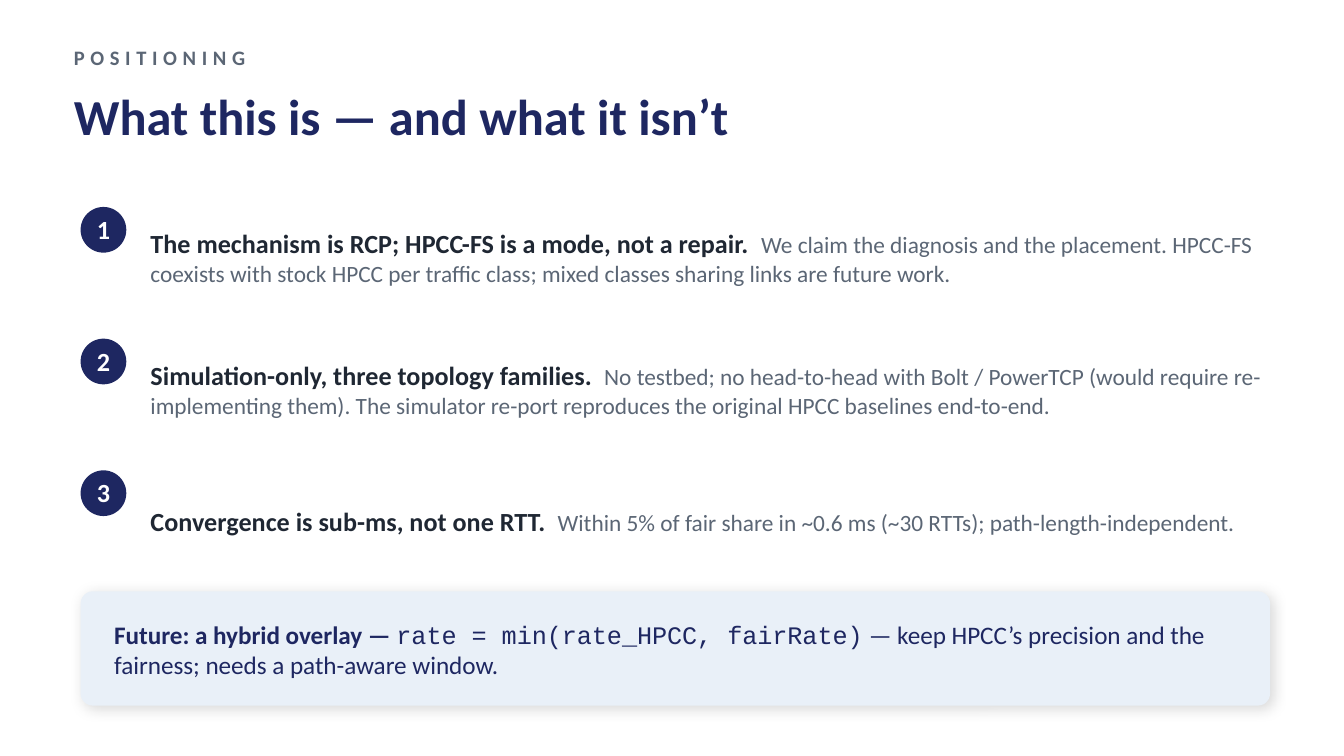
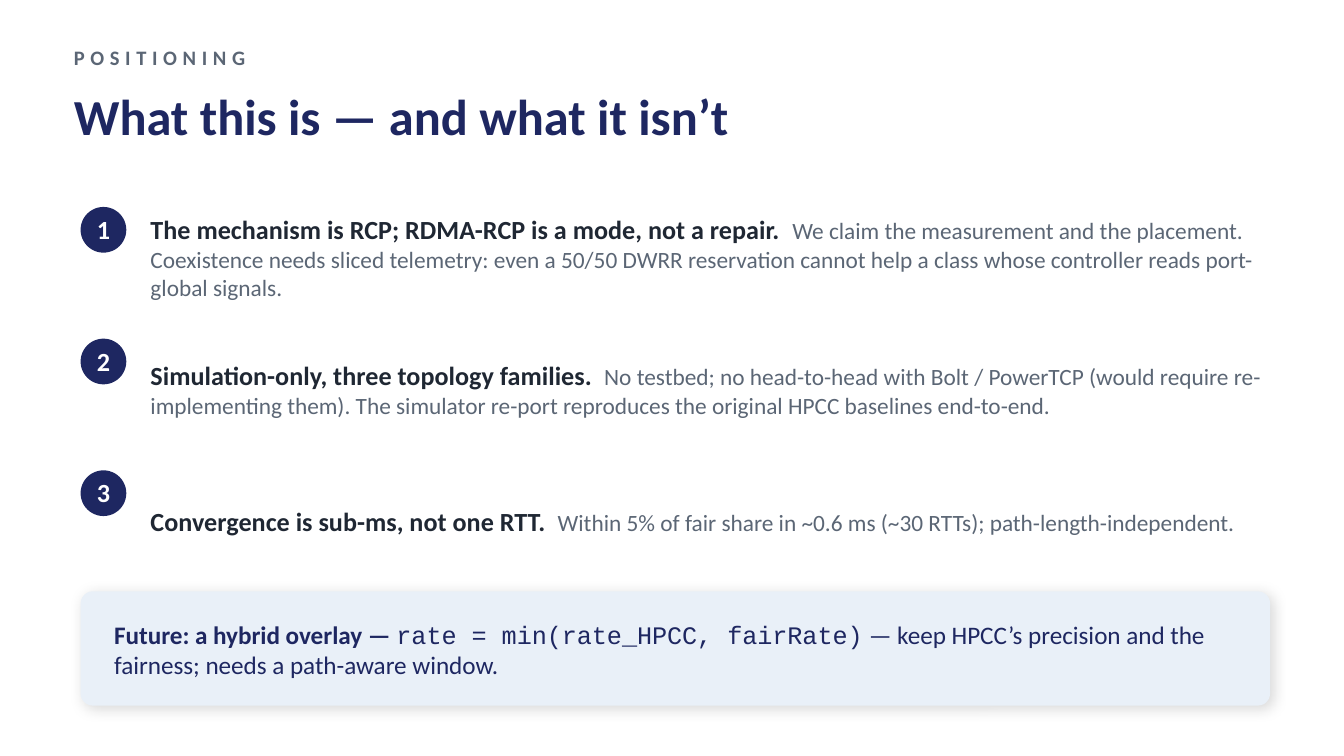
Before and after one commit to UNOCourseDemo/hpcc-fs, a slide deck: slide 16 of examples/hpcc/hpcc-fs/talk/ipccc2026-talk.pptx. Drawn at 1344x756 pixels with LibreOffice and Linux fonts; fonts in the diff are those of the drawing. Boxes give left, top, right and bottom in pixels: in the first picture for what was removed or moved away, otherwise in the second. Text is boxed around its words. In the diff, an @@ line names an element or a change of style, - is before the commit and + after.

Commit message:
RDMA-RCP: empirical-study restructure, new experiments, docs
- Paper (both versions, 10pp): retitled 'Multi-Bottleneck Fairness on RDMA
  Fabrics: An Empirical Study'; HPCC-FS renamed RDMA-RCP (implementation
  name unchanged, cc_mode 11)
- New experiments + engine knobs (all additive, defaults preserve stock):
  run_cc_baselines.py (DCQCN/TIMELY/DCTCP endemic table),
  run_vrcp.py (mb_mode 6 sender-side RCP mirror -- consistency result),
  fs_rcp_window (canonical cwnd=R*RTT endpoint),
  dwrr_weights (weighted-DRR egress; reservation alone insufficient)
- README + project page rewritten around the three findings and the
  sliced-telemetry coexistence boundary
- Talk deck source + pptx updated (PDF pending re-export)

```diff
--- a/examples/hpcc/hpcc-fs/talk/ipccc2026-talk.pptx
+++ b/examples/hpcc/hpcc-fs/talk/ipccc2026-talk.pptx
@@ text at (150, 220, 1253, 300): text changed @@
-The mechanism is RCP; HPCC-FS is a mode, not a repair. We claim the diagnosis and the placement. HPCC-FS coexists with stock HPCC per traffic class; mixed classes sharing links are future work.
+The mechanism is RCP; RDMA-RCP is a mode, not a repair. We claim the measurement and the placement. Coexistence needs sliced telemetry: even a 50/50 DWRR reservation cannot help a class whose controller reads port-global signals.
```
Also in this commit, not shown: 7 other slides changed, 21 other files.
